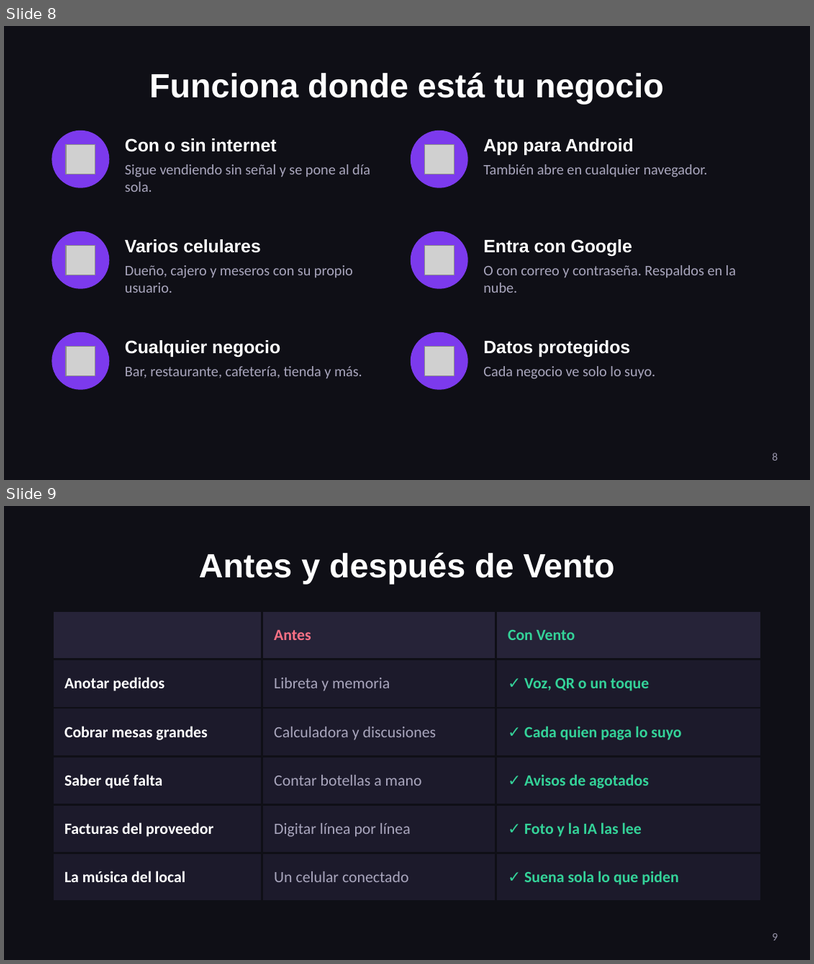
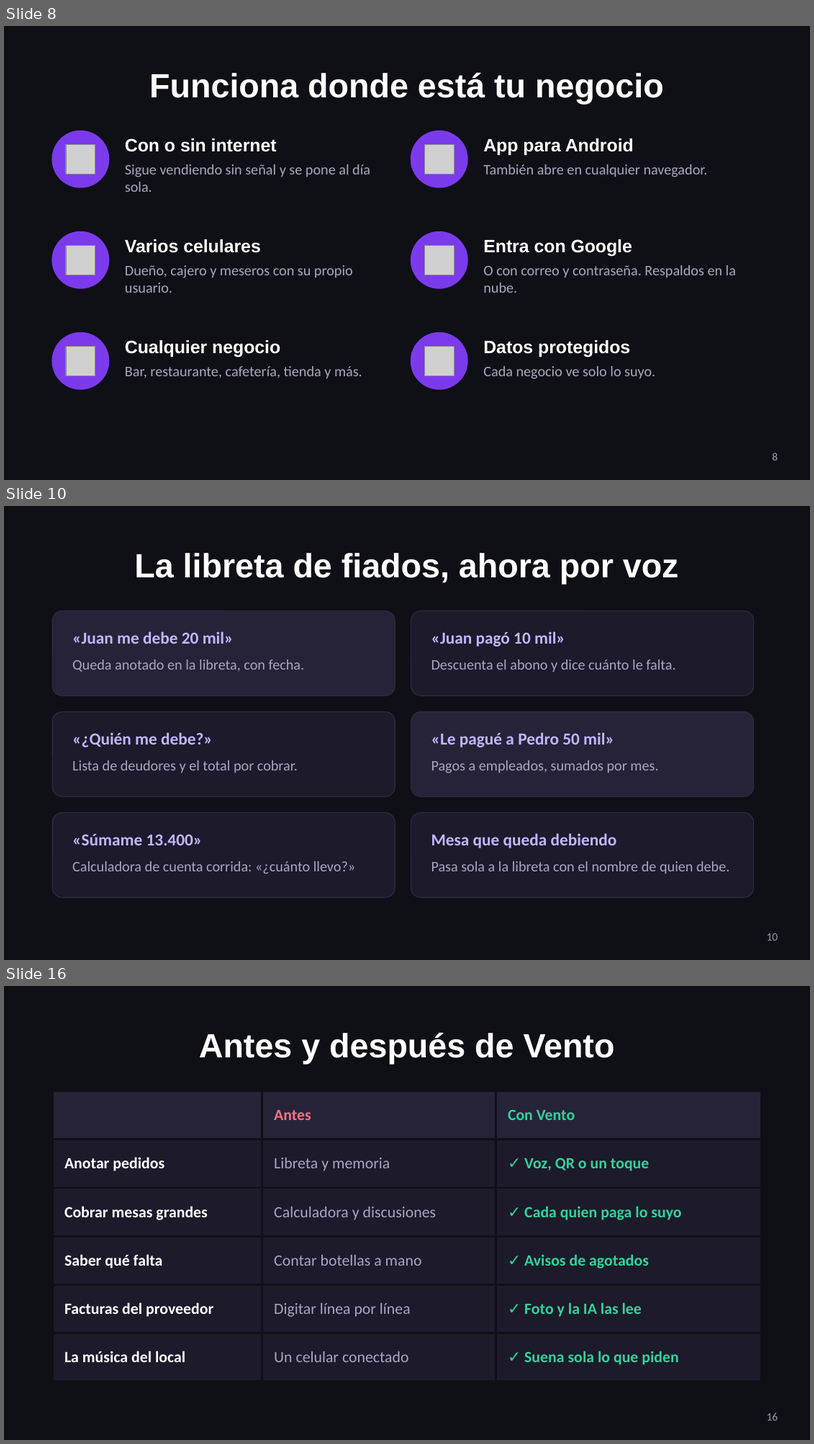
Before and after one commit to cristhianlujan45-blip/cuentas, a slide deck: ventas/Vento-presentacion.pptx. Shown one above the other, each under a label of ours: slides 8 and 9 before the commit, slides 8, 10 and 16 after it; the slides between them are not shown. The pictures are 814x964 and 814x1444 pixels, drawn with LibreOffice and Linux fonts; fonts in the diff are those of the drawing; grey boxes stand for pictures. Boxes give left, top, right and bottom in pixels: in the first picture for what was removed or moved away, otherwise in the second. Text is boxed around its words. In the diff, an @@ line names an element or a change of style, - is before the commit and + after.

```diff
--- a/ventas/Vento-presentacion.pptx
+++ b/ventas/Vento-presentacion.pptx
@@ slide 10 added at [4, 506, 810, 960], background #0F0F16 @@
@@ title added at [134, 553, 679, 584], 30 pt, text #FFFFFF, bold @@
+La libreta de fiados, ahora por voz
@@ rounded rectangle added at [52, 611, 395, 695], fill #262338, outline #2E2A44 0.75 pt @@
@@ rounded rectangle added at [412, 611, 754, 695], fill #1C1A2B, outline #2E2A44 0.75 pt @@
@@ text added at [72, 631, 234, 644], 15 pt, text #C4B5FD, bold @@
+«Juan me debe 20 mil»
@@ text added at [432, 631, 566, 646], 15 pt, text #C4B5FD, bold @@
+«Juan pagó 10 mil»
@@ text added at [72, 659, 305, 672], 13 pt, text #A9A6BD @@
+Queda anotado en la libreta, con fecha.
@@ text added at [432, 659, 676, 672], 13 pt, text #A9A6BD @@
+Descuenta el abono y dice cuánto le falta.
@@ rounded rectangle added at [52, 712, 395, 796], fill #1C1A2B, outline #2E2A44 0.75 pt @@
@@ rounded rectangle added at [412, 712, 754, 796], fill #262338, outline #2E2A44 0.75 pt @@
@@ text added at [72, 732, 213, 747], 15 pt, text #C4B5FD, bold @@
+«¿Quién me debe?»
@@ text added at [432, 732, 615, 747], 15 pt, text #C4B5FD, bold @@
+«Le pagué a Pedro 50 mil»
@@ text added at [72, 760, 298, 772], 13 pt, text #A9A6BD @@
+Lista de deudores y el total por cobrar.
@@ text added at [432, 760, 658, 773], 13 pt, text #A9A6BD @@
+Pagos a empleados, sumados por mes.
@@ rounded rectangle added at [52, 813, 395, 897], fill #1C1A2B, outline #2E2A44 0.75 pt @@
@@ rounded rectangle added at [412, 813, 754, 897], fill #1C1A2B, outline #2E2A44 0.75 pt @@
@@ text added at [72, 834, 203, 845], 15 pt, text #C4B5FD, bold @@
+«Súmame 13.400»
@@ text added at [432, 833, 617, 848], 15 pt, text #C4B5FD, bold @@
+Mesa que queda debiendo
@@ text added at [72, 861, 356, 874], 13 pt, text #A9A6BD @@
+Calculadora de cuenta corrida: «¿cuánto llevo?»
@@ text added at [432, 861, 730, 873], 13 pt, text #A9A6BD @@
+Pasa sola a la libreta con el nombre de quien debe.
@@ page number added at [767, 933, 779, 940], 10 pt, text #9A97AD @@
+10
@@ what was slide 9 is now slide 16 @@
@@ page number at [767, 1412, 779, 1420]: text changed @@
-9
+16
```
Also in this commit, not shown: 6 other slides added, 1 other file.
